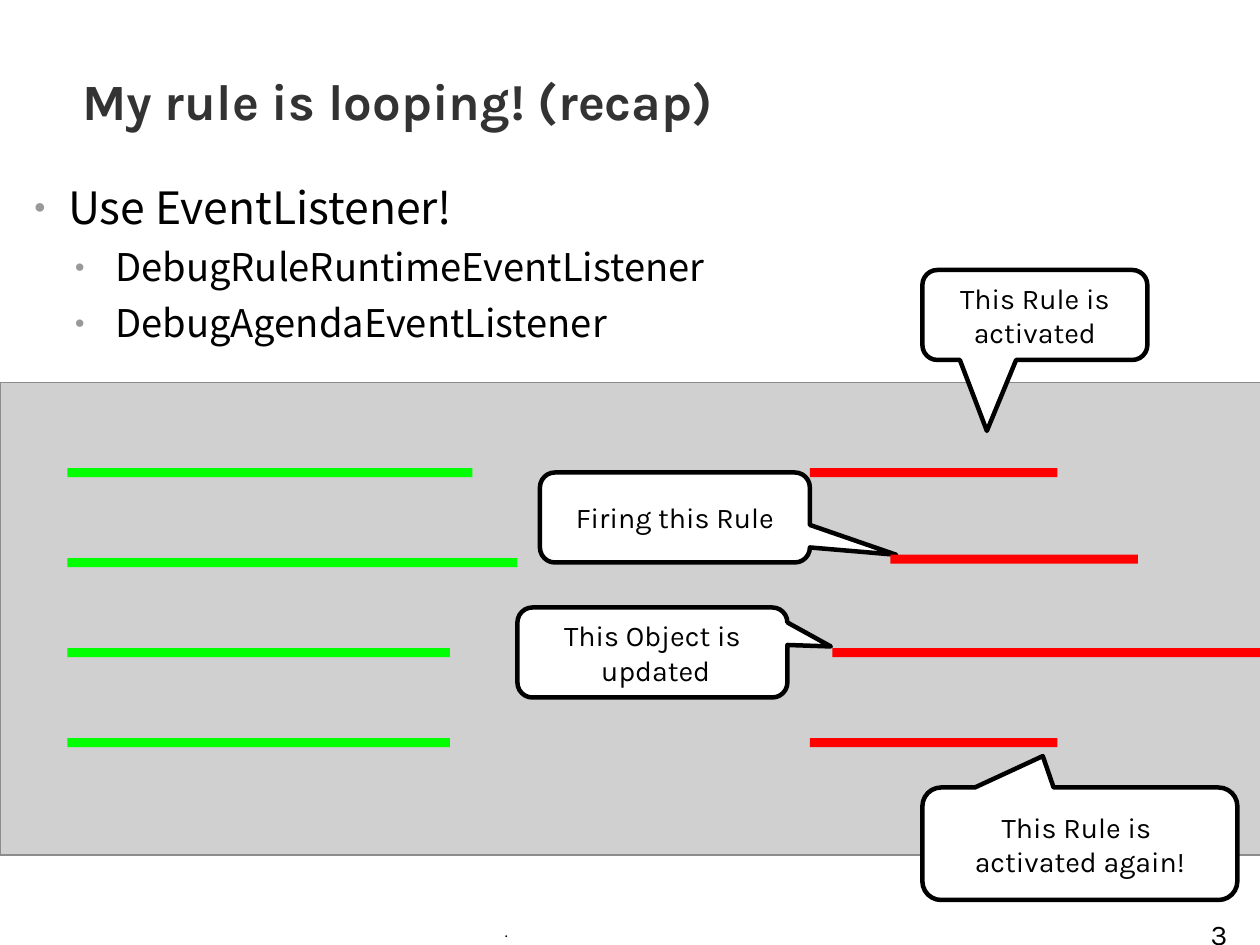
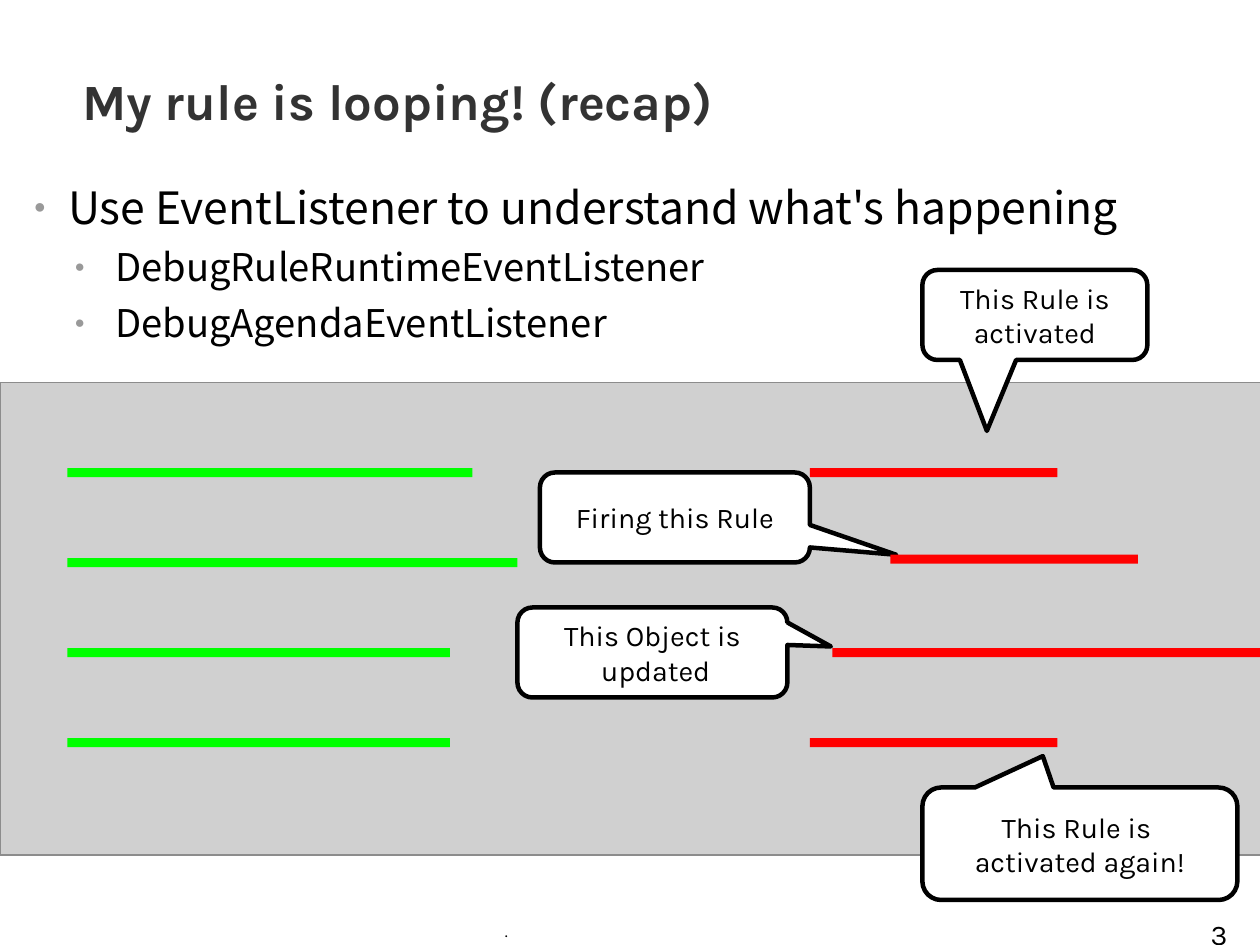
Before and after one commit to tkobayas/kie-live, a slide deck: slide 3 of 2021_Drools_trouble_shooting.odp. Drawn at 1260x945 pixels with LibreOffice and Linux fonts; fonts in the diff are those of the drawing; grey boxes stand for pictures; background and template pictures are left out. Boxes give left, top, right and bottom in pixels: in the first picture for what was removed or moved away, otherwise in the second. Text is boxed around its words. In the diff, an @@ line names an element or a change of style, - is before the commit and + after.

```diff
--- a/2021_Drools_trouble_shooting.odp
+++ b/2021_Drools_trouble_shooting.odp
@@ text at (68,188,1118,235): text changed @@
-● Use EventListener!
+● Use EventListener to understand what's happening
```
Also in this commit, not shown: 7 other slides changed, 1 slide added, 30 other files.
